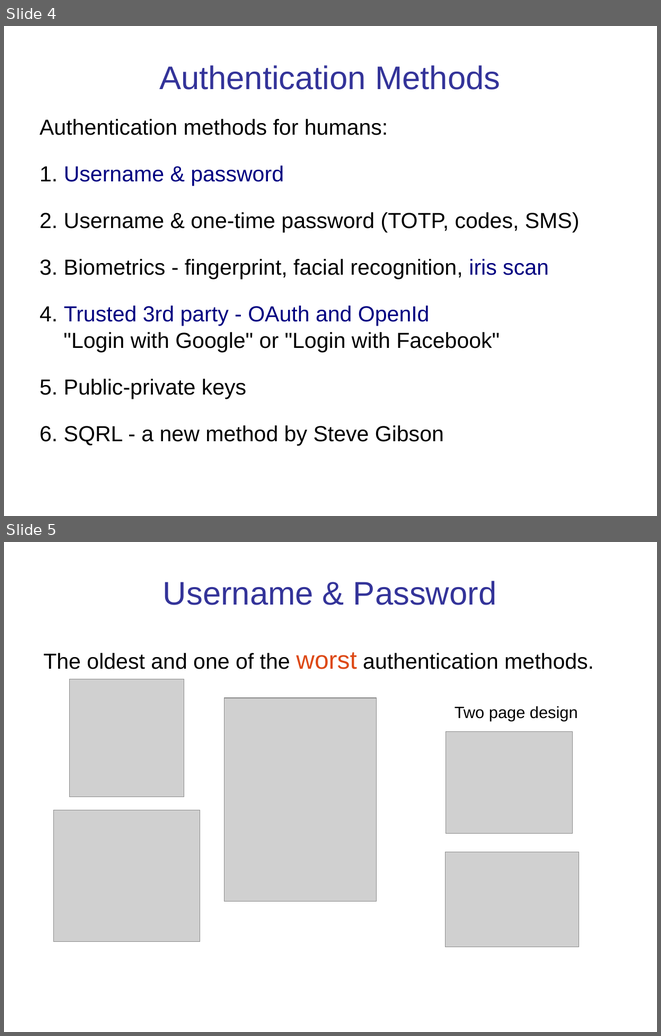
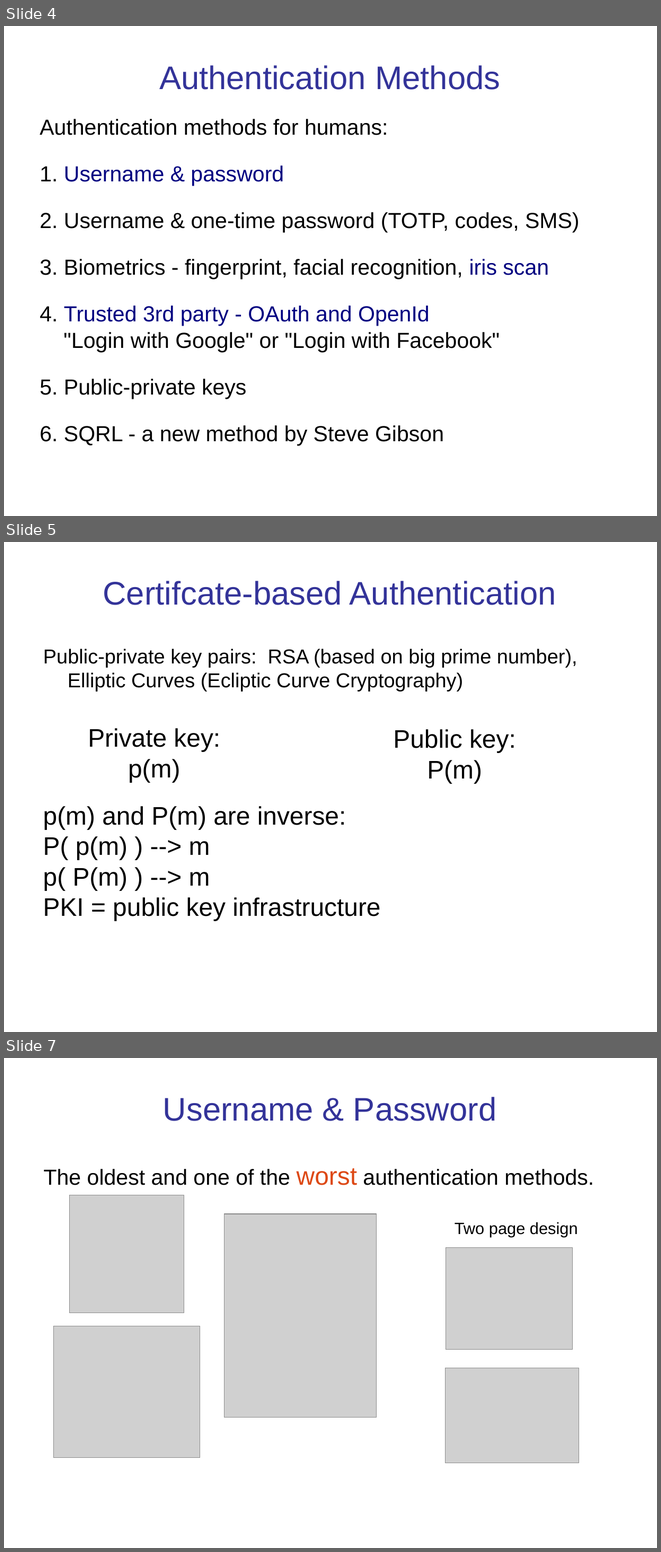
Before and after one commit to cpske/ISP, a slide deck: authentication/Authentication-and-Authorization.ppt. Shown one above the other, each under a label of ours: slides 4 and 5 before the commit, slides 4, 5 and 7 after it; the slides between them are not shown. The pictures are 661x1036 and 661x1552 pixels, drawn with LibreOffice and Linux fonts; fonts in the diff are those of the drawing; grey boxes stand for pictures. Boxes give left, top, right and bottom in pixels: in the first picture for what was removed or moved away, otherwise in the second. Text is boxed around its words. In the diff, an @@ line names an element or a change of style, - is before the commit and + after.

```diff
--- a/authentication/Authentication-and-Authorization.ppt
+++ b/authentication/Authentication-and-Authorization.ppt
@@ slide 5 added at (4,542,657,1032), background #FFFFFF @@
@@ title added at (103,581,556,605), 36 pt, text #333399 @@
+Certifcate-based Authentication
@@ text added at (43,649,577,691), 22.2 pt, text #000000 @@
+Public-private key pairs: RSA (based on big prime number), Elliptic Curves (Ecliptic Curve Cryptography)
@@ text added at (88,728,220,782), 28 pt, text #000000 @@
+Private key:
+p(m)
@@ text added at (393,729,516,783), 28 pt, text #000000 @@
+Public key:
+P(m)
@@ text added at (43,806,380,920), 28 pt, text #000000 @@
+p(m) and P(m) are inverse:
+P( p(m) ) --> m
+p( P(m) ) --> m
+PKI = public key infrastructure
@@ what was slide 5 is now slide 7 @@
```
Also in this commit, not shown: 1 other slide added, 5 other files.
